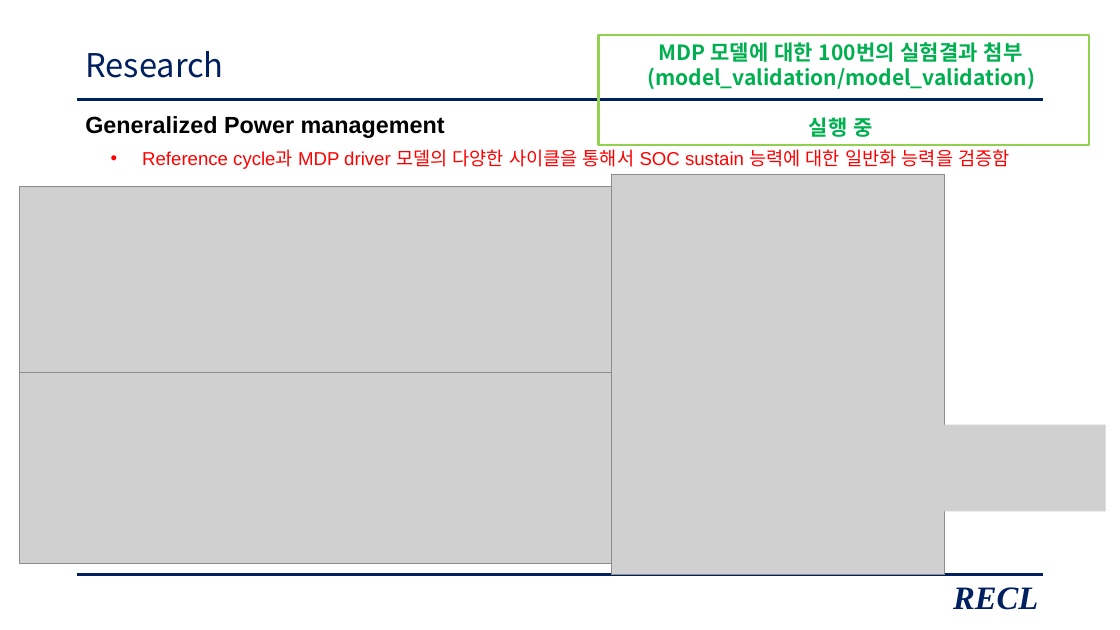
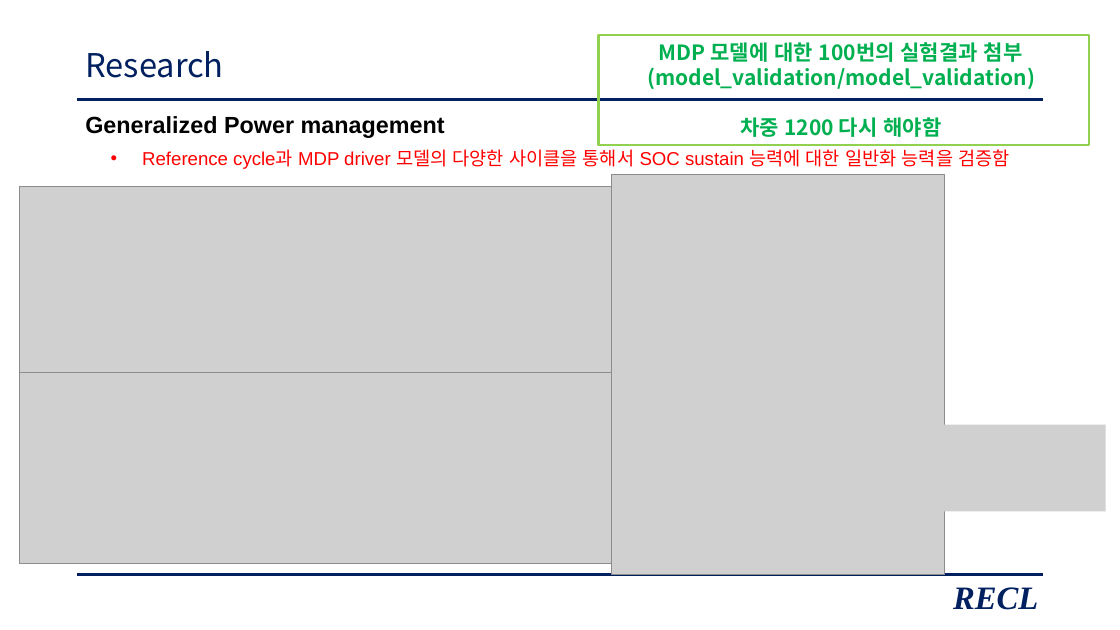
Before and after one commit to zidane89/experiment_essential, a slide deck: slide 26 of 발표자료_중안2.pptx. Drawn at 1120x630 pixels with LibreOffice and Linux fonts; fonts in the diff are those of the drawing; grey boxes stand for pictures. Boxes give left, top, right and bottom in pixels: in the first picture for what was removed or moved away, otherwise in the second. Text is boxed around its words. In the diff, an @@ line names an element or a change of style, - is before the commit and + after.

```diff
--- a/발표자료_중안2.pptx
+++ b/발표자료_중안2.pptx
@@ text in rectangle at box(740, 117, 941, 137): text changed @@
-실행 중
+차중 1200 다시 해야함
```
Also in this commit, not shown: 12 other slides changed, 1 slide added.
